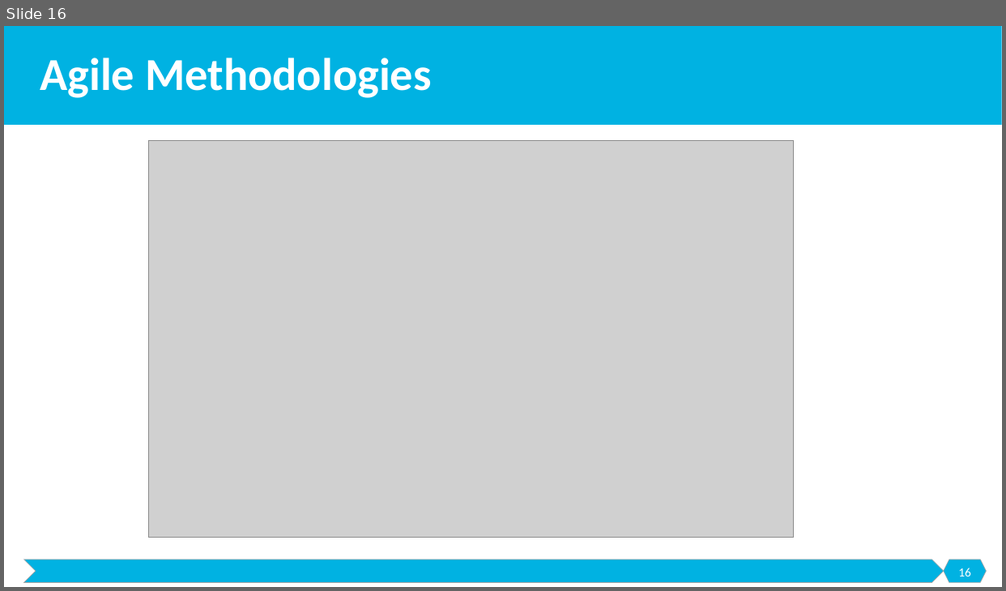
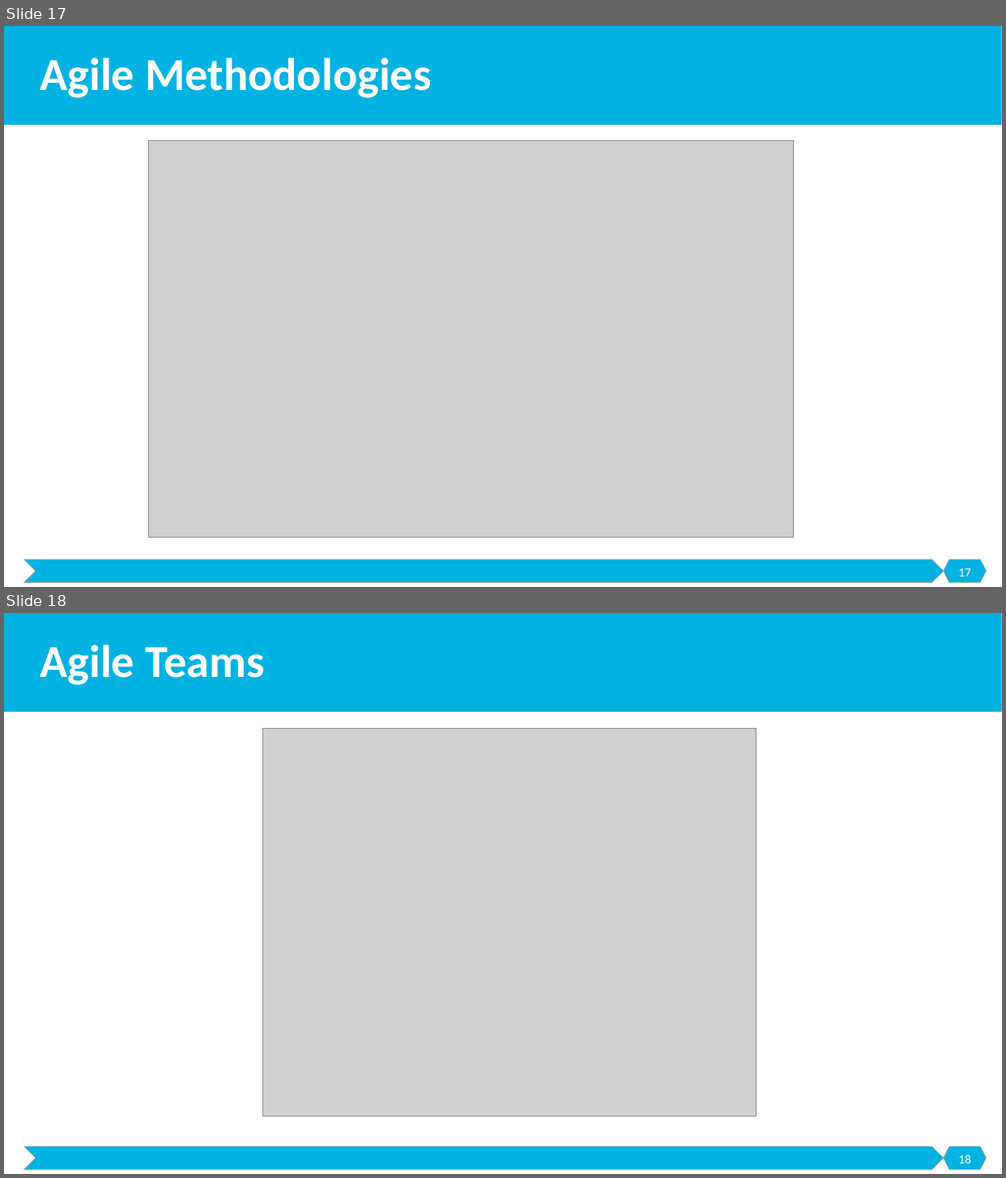
Before and after one commit to malenezi/malenezi, a slide deck: SE495/Lectures/4-Development and Prototyping/Development and Prototyping.pptx. Shown one above the other, each under a label of ours: slide 16 before the commit, slides 17 and 18 after it. The pictures are 1006x591 and 1006x1178 pixels, drawn with LibreOffice and Linux fonts; fonts in the diff are those of the drawing; grey boxes stand for pictures. Boxes give left, top, right and bottom in pixels: in the first picture for what was removed or moved away, otherwise in the second. Text is boxed around its words. In the diff, an @@ line names an element or a change of style, - is before the commit and + after.

```diff
--- a/SE495/Lectures/4-Development and Prototyping/Development and Prototyping.pptx
+++ b/SE495/Lectures/4-Development and Prototyping/Development and Prototyping.pptx
@@ slide 18 added at [4, 613, 1002, 1174], background #FFFFFF; not listed: 3 template elements that a slide beside it also shows @@
@@ title added at [40, 645, 265, 685], 44 pt, text #FFFFFF, bold @@
+Agile Teams
@@ picture added at [262, 728, 756, 1117] @@
@@ page number added at [958, 1155, 971, 1164], 12 pt, text #FFFFFF @@
+18
@@ what was slide 16 is now slide 17 @@
@@ page number at [958, 569, 971, 577]: text changed @@
-16
+17
```
Also in this commit, not shown: 3 slides changed, 7 other slides added, 2 other files.
